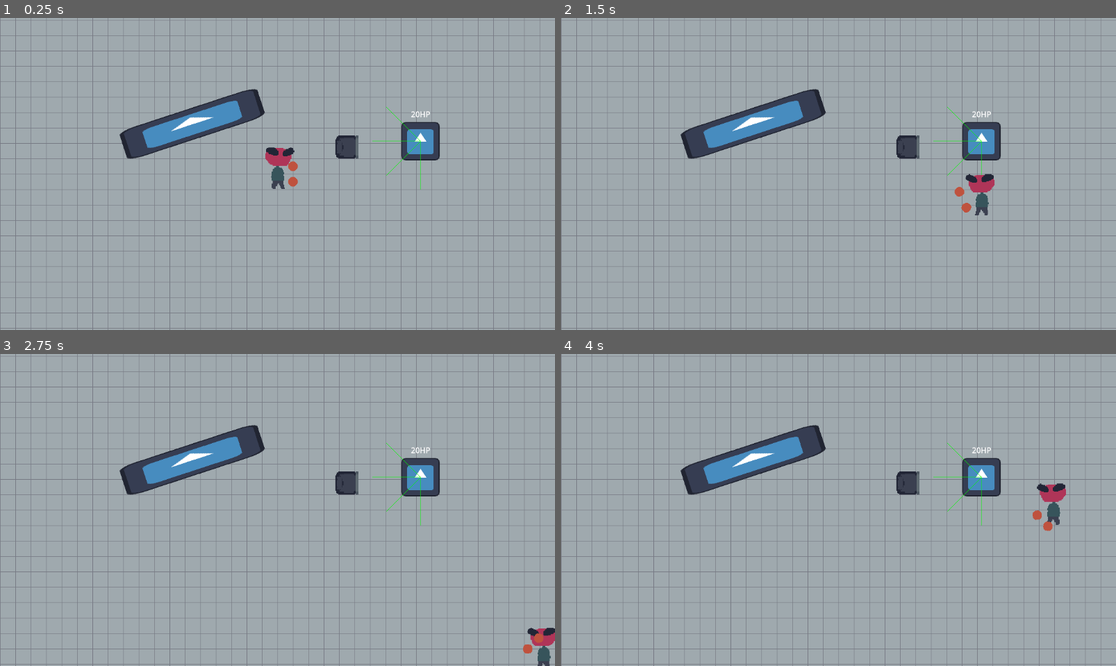
Above: before the commit, frames 1-4 (two rows, left to right).
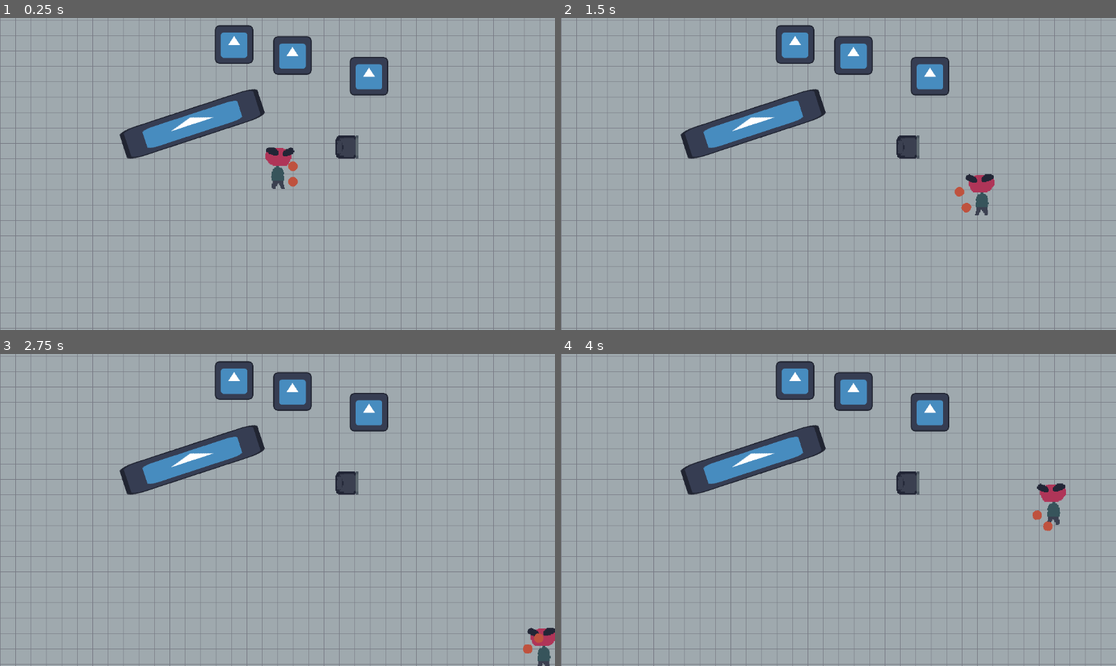
Above: after the commit, the same moments.

Repository: artemvandalovski/Salty-John
Game: Godot game, scene res://levels/office.tscn
Same seed, same stepped clock (60 frames per second), same inputs: the game is played once before the commit and once after it. The engine's default icon, where the game draws it, is replaced by a stand-in: a white triangle on a blue panel in a dark square.
Inputs (mouse positions are in pixels of both pictures, inside the frame that each line leads up to):
- Up to frame 1 (0.25 s): no input
- Up to frame 2 (1.5 s): tap Enter at 0.5 s; move the mouse to (960, 158) at 0.52 s; hold D (right) 0.53-1.28 s; click (960, 158) at 0.6 s; move the mouse to (727, 189) at 1.27 s; hold S (down) from 1.28 s (still down); right-click (727, 189) at 1.35 s
- Up to frame 3 (2.75 s): move the mouse to (333, 441) at 2.02 s; release S (down) at 2.03 s; hold D (right) from 2.03 s (still down); click (333, 441) at 2.1 s
- Up to frame 4 (4 s): move the mouse to (810, 572) at 2.77 s; release D (right) at 2.78 s; hold W (up) 2.78-3.53 s; right-click (810, 572) at 2.85 s; move the mouse to (1005, 556) at 3.52 s; hold A (left) from 3.53 s (still down); click (1005, 556) at 3.6 s

The runs differ from the first frame. In frame 1, 3.5% of the frame differs, in the area x 38-80%, y 2-56%; in frame 2, 3.5%; in frame 3, 3.5%; in frame 4, 3.5%.
Error after the commit: Parse Error: Identifier "direction" not declared in the current scope. (res://enemies/enemy.gd:25)

Commit message:
working context steering

Diff:
--- a/enemies/context_steering.gd
+++ b/enemies/context_steering.gd
@@ -11,31 +11,31 @@
 func _ready():
 	generate_raycasts()
 
-func _process(delta):
-	calc_interest()
-
-func _draw():
-	for i in range(NUM_RAYS):
-		var ray: RayCast2D = get_child(i)
-		var direction: Vector2 = ray.target_position
-
-		var forward_direction = to_local(player.global_position)
-		var dot_product = direction.dot(forward_direction)
-		var importance = clamp(dot_product, 0.0, 1.0)
-		print(importance)
-		var interest = direction * importance
-
-		draw_line(Vector2(), interest, Color.GREEN, 1.0)
-
 
 func generate_raycasts():
 	for i in range(NUM_RAYS):
 		var ray = RayCast2D.new()
 		var direction = Vector2(cos(i * angle_step), sin(i * angle_step)) * RAY_LENGTH
-		ray.collision_mask = 2
-		ray.add_exception(owner)
+		ray.collision_mask = 5
 		ray.set_target_position(direction)
 		add_child(ray)
 
-func calc_interest():
-	var forward_direction = to_local(player.global_position)
+func calc_steering() -> Vector2:
+	var result = Vector2.ZERO
+	var target = to_local(player.global_position)
+	for i in range(NUM_RAYS):
+		var ray: RayCast2D = get_child(i)
+		var direction = ray.target_position.normalized()
+		var interest = calc_interest(direction, target)
+		var danger = calc_danger(ray) * 5
+		result += direction * (interest - danger)
+	return result.normalized()
+
+func calc_interest(direction: Vector2, target: Vector2) -> float:
+	var dot_product = direction.dot(target)
+	return clamp(dot_product, 0.0, 1.0)
+
+func calc_danger(ray: RayCast2D) -> float:
+	if !ray.is_colliding(): return 0.0
+	var collision_distance = ray.get_collision_point().distance_to(global_position)
+	return clamp(1.0 - collision_distance / RAY_LENGTH, 0.0, 1.0)
--- a/enemies/dummy.tscn
+++ b/enemies/dummy.tscn
@@ -1,8 +1,9 @@
-[gd_scene load_steps=6 format=3 uid="uid://bv44wpix1v7ge"]
+[gd_scene load_steps=7 format=3 uid="uid://bv44wpix1v7ge"]
 
 [ext_resource type="PackedScene" uid="uid://beoii3j7408qg" path="res://enemies/enemy.tscn" id="1_4le0s"]
 [ext_resource type="Texture2D" uid="uid://dkhxrbhpbhgoi" path="res://icon.svg" id="2_rs333"]
 [ext_resource type="Script" path="res://common/damage/hurtbox.gd" id="3_7nug7"]
+[ext_resource type="Script" path="res://common/states/chase.gd" id="4_f2i4l"]
 
 [sub_resource type="RectangleShape2D" id="RectangleShape2D_43v4y"]
 size = Vector2(64, 64)
@@ -12,6 +13,7 @@
 
 [node name="Dummy" instance=ExtResource("1_4le0s")]
 health = 20
+mass = null
 
 [node name="Sprite2D" type="Sprite2D" parent="." index="0"]
 position = Vector2(1.90735e-06, 1.90735e-06)
@@ -27,7 +29,10 @@
 [node name="CollisionShape2D" type="CollisionShape2D" parent="Hurtbox" index="0"]
 shape = SubResource("RectangleShape2D_spy3j")
 
-[node name="Label" parent="." index="4"]
+[node name="Chase" type="Node" parent="StateMachine" index="1"]
+script = ExtResource("4_f2i4l")
+
+[node name="Label" parent="." index="5"]
 offset_left = -20.0
 offset_top = -68.0
 offset_right = 20.0
--- a/enemies/enemy.gd
+++ b/enemies/enemy.gd
@@ -2,16 +2,17 @@
 extends CharacterBody2D
 
 const FRICTION = 0.85
-
-const speed = 200
+const SPEED = 40
 
 @export var health := 3
 @export var mass := 1
 
 @onready var label = $Label
 @onready var nav_agent = $NavigationAgent2D
+@onready var context_steering = $ContextSteering
 
 @onready var player: Node2D = Global.player
+
 
 func _ready():
 	update_label()
@@ -19,10 +20,9 @@
 func _physics_process(delta):
 	handle_movement()
 
-func update_label():
-	label.text = str(health) + "HP"
 
 func handle_movement():
+	velocity += direction * SPEED
 	velocity *= FRICTION
 	move_and_slide()
 
@@ -34,3 +34,6 @@
 
 func take_knockback(kb: Vector2):
 	velocity += kb / mass
+
+func update_label():
+	label.text = str(health) + "HP"
--- a/enemies/enemy.tscn
+++ b/enemies/enemy.tscn
@@ -1,11 +1,19 @@
-[gd_scene load_steps=3 format=3 uid="uid://beoii3j7408qg"]
+[gd_scene load_steps=5 format=3 uid="uid://beoii3j7408qg"]
 
 [ext_resource type="Script" path="res://enemies/enemy.gd" id="1_qbslc"]
 [ext_resource type="Script" path="res://enemies/context_steering.gd" id="2_258u8"]
+[ext_resource type="Script" path="res://common/states/state_machine.gd" id="3_7i88a"]
+[ext_resource type="Script" path="res://common/states/idle.gd" id="3_d556j"]
 
 [node name="Enemy" type="CharacterBody2D" groups=["Enemies"]]
 collision_layer = 4
 script = ExtResource("1_qbslc")
+
+[node name="StateMachine" type="Node" parent="."]
+script = ExtResource("3_7i88a")
+
+[node name="Idle" type="Node" parent="StateMachine"]
+script = ExtResource("3_d556j")
 
 [node name="ContextSteering" type="Node2D" parent="."]
 script = ExtResource("2_258u8")
--- a/levels/office.tscn
+++ b/levels/office.tscn
@@ -38,7 +38,13 @@
 [node name="John" parent="Y-Sort" instance=ExtResource("1_7dqi1")]
 
 [node name="Dummy" parent="Y-Sort" instance=ExtResource("2_vxqqo")]
-position = Vector2(297, -68)
+position = Vector2(-90, -269)
+
+[node name="Dummy2" parent="Y-Sort" instance=ExtResource("2_vxqqo")]
+position = Vector2(31, -246)
+
+[node name="Dummy3" parent="Y-Sort" instance=ExtResource("2_vxqqo")]
+position = Vector2(190, -203)
 
 [node name="Chair" parent="Y-Sort" instance=ExtResource("3_0gulq")]
 position = Vector2(144, -56)
